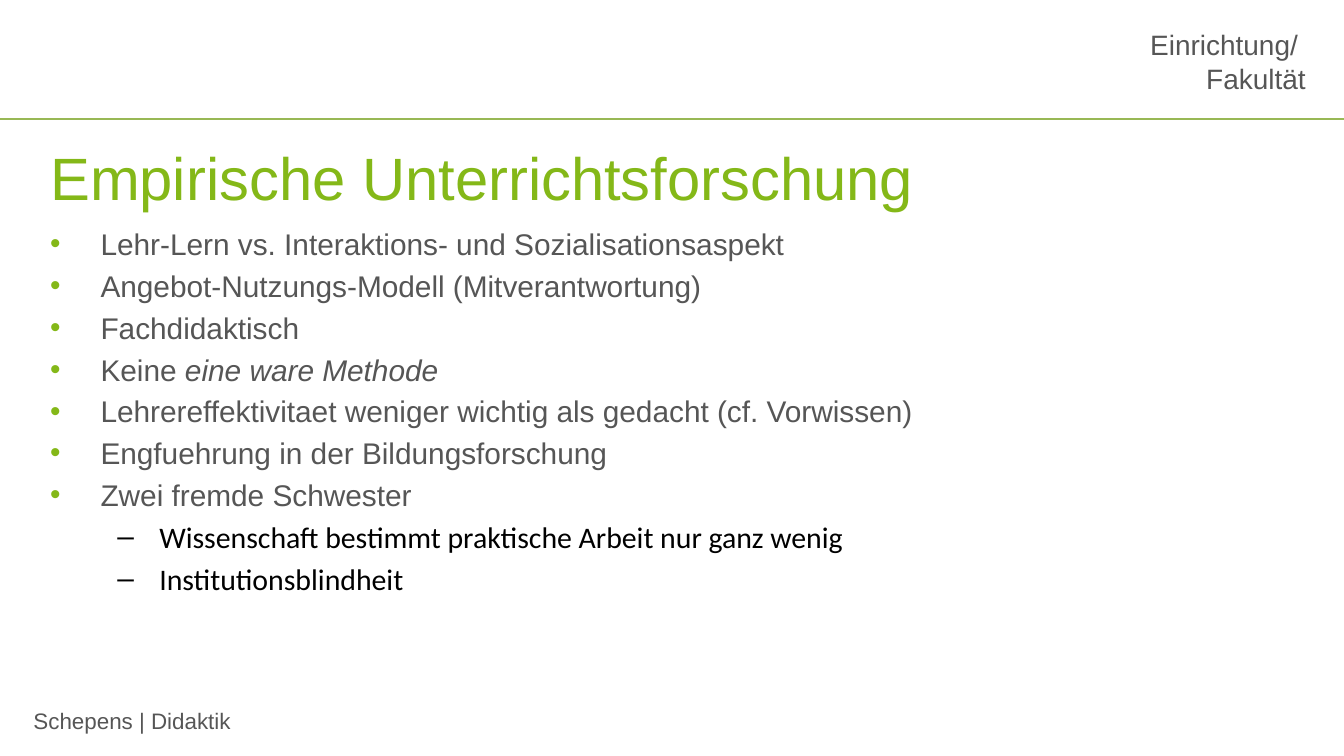
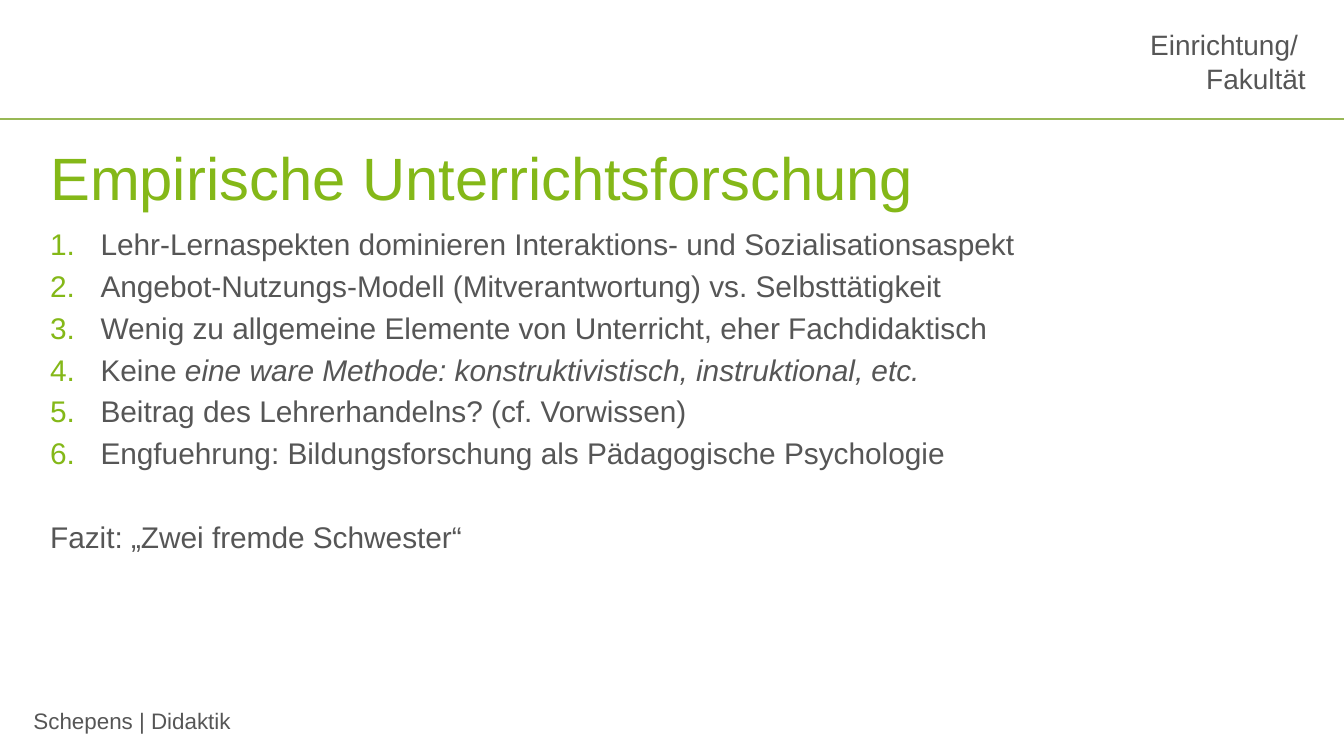
Before and after one commit to jobschepens/didakt22, a slide deck: slide 23 of folien/week1.pptx (slide 14 before the commit). Drawn at 1344x756 pixels with LibreOffice and Linux fonts; fonts in the diff are those of the drawing; background and template pictures are left out. Boxes give left, top, right and bottom in pixels: in the first picture for what was removed or moved away, otherwise in the second. Text is boxed around its words. In the diff, an @@ line names an element or a change of style, - is before the commit and + after.

```diff
--- a/folien/week1.pptx
+++ b/folien/week1.pptx
@@ text at (x1=50, y1=233, x2=1014, y2=552): text changed @@
-• Lehr-Lern vs. Interaktions- und Sozialisationsaspekt
-• Angebot-Nutzungs-Modell (Mitverantwortung)
-• Fachdidaktisch
-• Keine eine ware Methode
-• Lehrereffektivitaet weniger wichtig als gedacht (cf. Vorwissen)
-• Engfuehrung in der Bildungsforschung
-• Zwei fremde Schwester
-  – Wissenschaft bestimmt praktische Arbeit nur ganz wenig
-  – Institutionsblindheit
+1. Lehr-Lernaspekten dominieren Interaktions- und Sozialisationsaspekt
+2. Angebot-Nutzungs-Modell (Mitverantwortung) vs. Selbsttätigkeit
+3. Wenig zu allgemeine Elemente von Unterricht, eher Fachdidaktisch
+4. Keine eine ware Methode: konstruktivistisch, instruktional, etc.
+5. Beitrag des Lehrerhandelns? (cf. Vorwissen)
+6. Engfuehrung: Bildungsforschung als Pädagogische Psychologie
+Fazit: „Zwei fremde Schwester“
```
Also in this commit, not shown: 1 slide added, 1 other file.
